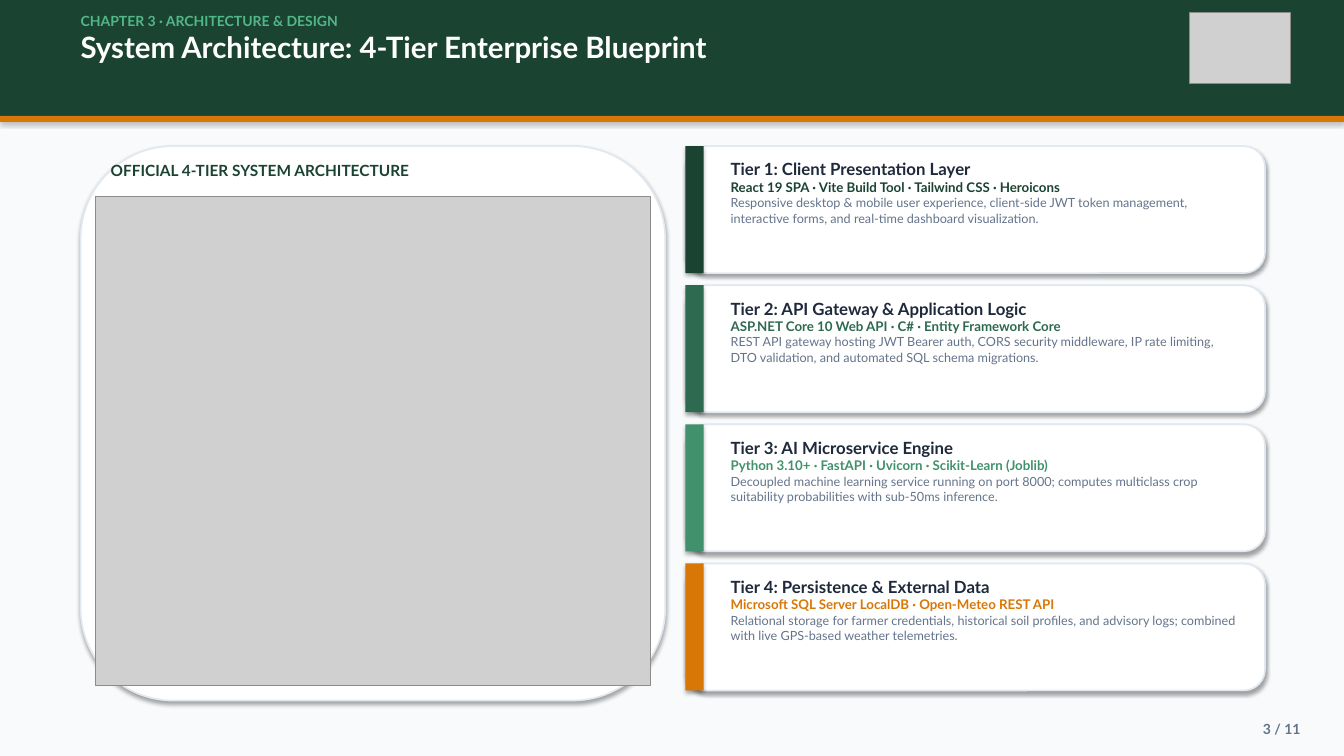
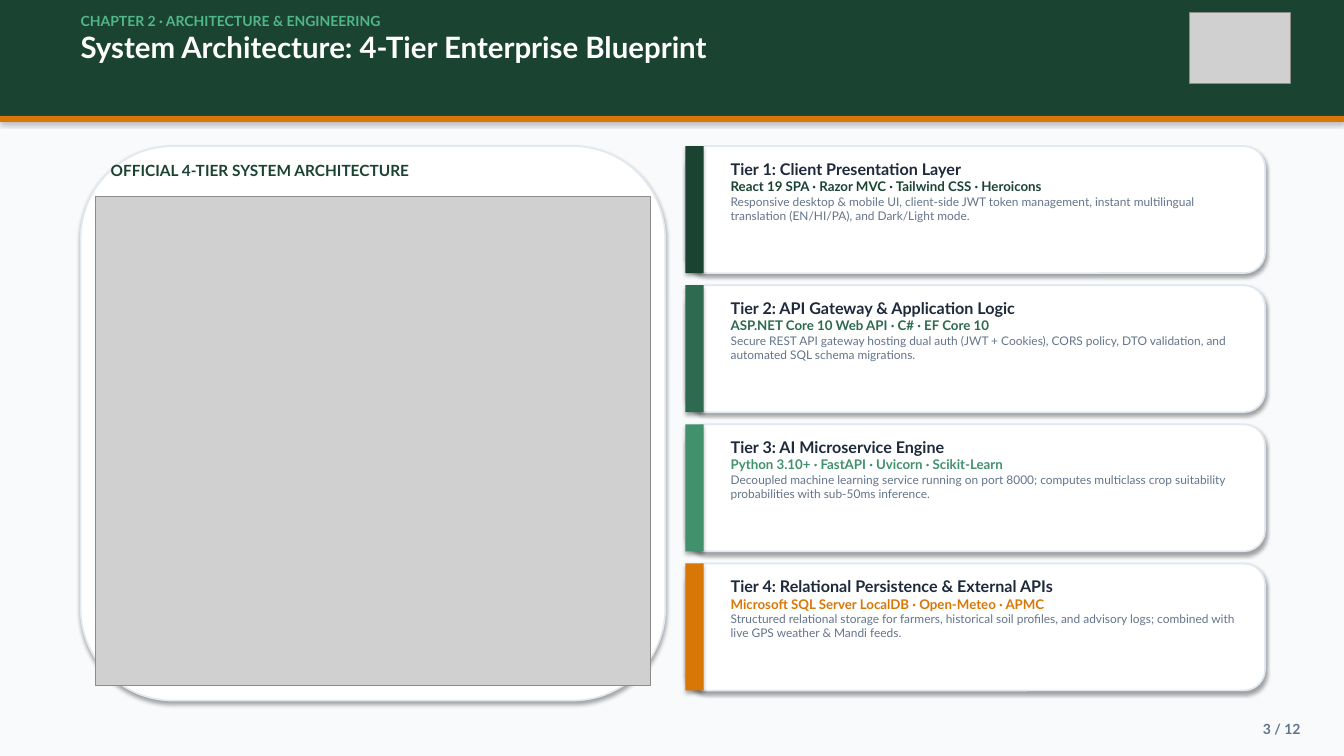
Before and after one commit to Tamanpreet84/AgriSaarthi, a slide deck: slide 3 of AgriSaarthi_Presentation.pptx. Drawn at 1344x756 pixels with LibreOffice and Linux fonts; fonts in the diff are those of the drawing; grey boxes stand for pictures. Boxes give left, top, right and bottom in pixels: in the first picture for what was removed or moved away, otherwise in the second. Text is boxed around its words. In the diff, an @@ line names an element or a change of style, - is before the commit and + after.

```diff
--- a/AgriSaarthi_Presentation.pptx
+++ b/AgriSaarthi_Presentation.pptx
@@ text at (x1=81, y1=16, x2=381, y2=26): text changed @@
-CHAPTER 3 · ARCHITECTURE & DESIGN
+CHAPTER 2 · ARCHITECTURE & ENGINEERING
@@ text at (x1=731, y1=163, x2=961, y2=178): size 12 to 11.5 pt in "Tier 1: Client Presentation Layer" @@
@@ text at (x1=731, y1=181, x2=1194, y2=222): text changed; size 9 to 8.5 pt @@
-React 19 SPA · Vite Build Tool · Tailwind CSS · Heroicons
-Responsive desktop & mobile user experience, client-side JWT token management, interactive forms, and real-time dashboard visualization.
+React 19 SPA · Razor MVC · Tailwind CSS · Heroicons
+Responsive desktop & mobile UI, client-side JWT token management, instant multilingual translation (EN/HI/PA), and Dark/Light mode.
@@ text at (x1=731, y1=320, x2=1226, y2=361): text changed; size 9 to 8.5 pt @@
-ASP.NET Core 10 Web API · C# · Entity Framework Core
-REST API gateway hosting JWT Bearer auth, CORS security middleware, IP rate limiting, DTO validation, and automated SQL schema migrations.
+ASP.NET Core 10 Web API · C# · EF Core 10
+Secure REST API gateway hosting dual auth (JWT + Cookies), CORS policy, DTO validation, and automated SQL schema migrations.
@@ text at (x1=731, y1=302, x2=1015, y2=317): size 12 to 11.5 pt in "Tier 2: API Gateway & Application Logic" @@
@@ text at (x1=731, y1=441, x2=1225, y2=500): size 12 to 11.5 pt in "Tier 3: AI Microservice Engine"; size 9 to 8.5 pt in "Decoupled machine learning service running on port ..." @@
@@ text at (x1=731, y1=459, x2=1003, y2=471): text changed @@
-Python 3.10+ · FastAPI · Uvicorn · Scikit-Learn (Joblib)
+Python 3.10+ · FastAPI · Uvicorn · Scikit-Learn
@@ text at (x1=731, y1=580, x2=1234, y2=637): text changed; size 9 to 8.5 pt @@
-Tier 4: Persistence & External Data
-Microsoft SQL Server LocalDB · Open-Meteo REST API
-Relational storage for farmer credentials, historical soil profiles, and advisory logs; combined with live GPS-based weather telemetries.
+Tier 4: Relational Persistence & External APIs
+Microsoft SQL Server LocalDB · Open-Meteo · APMC
+Structured relational storage for farmers, historical soil profiles, and advisory logs; combined with live GPS weather & Mandi feeds.
@@ text at (x1=1263, y1=724, x2=1300, y2=734): text changed @@
-3 / 11
+3 / 12
```
Also in this commit, not shown: 3 other slides changed, 8 slides added, 7 slides removed, 2 other files.
